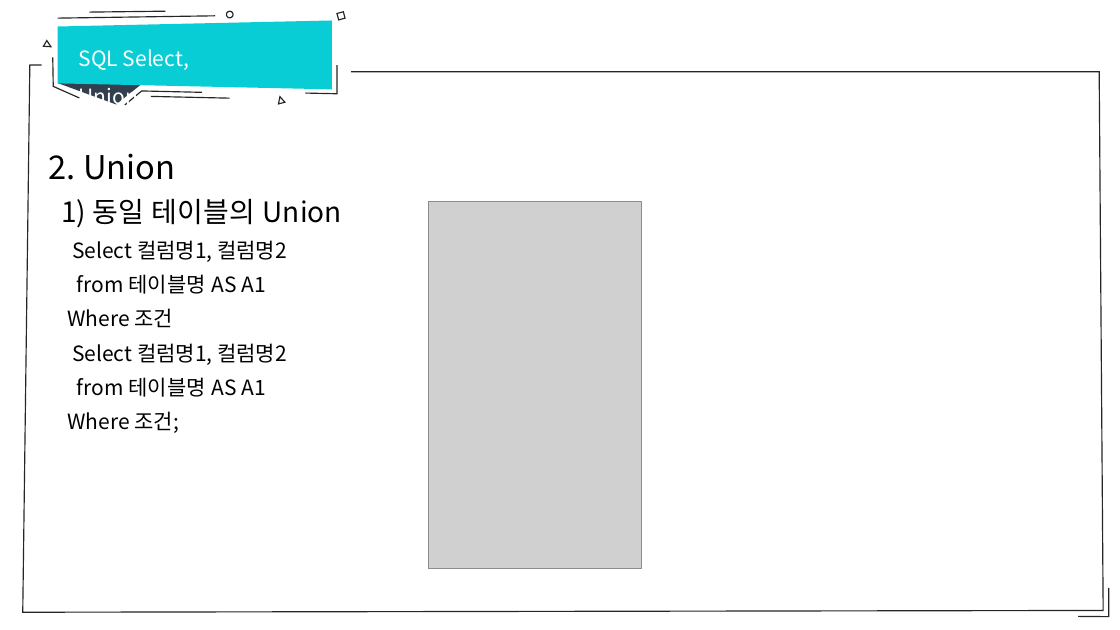
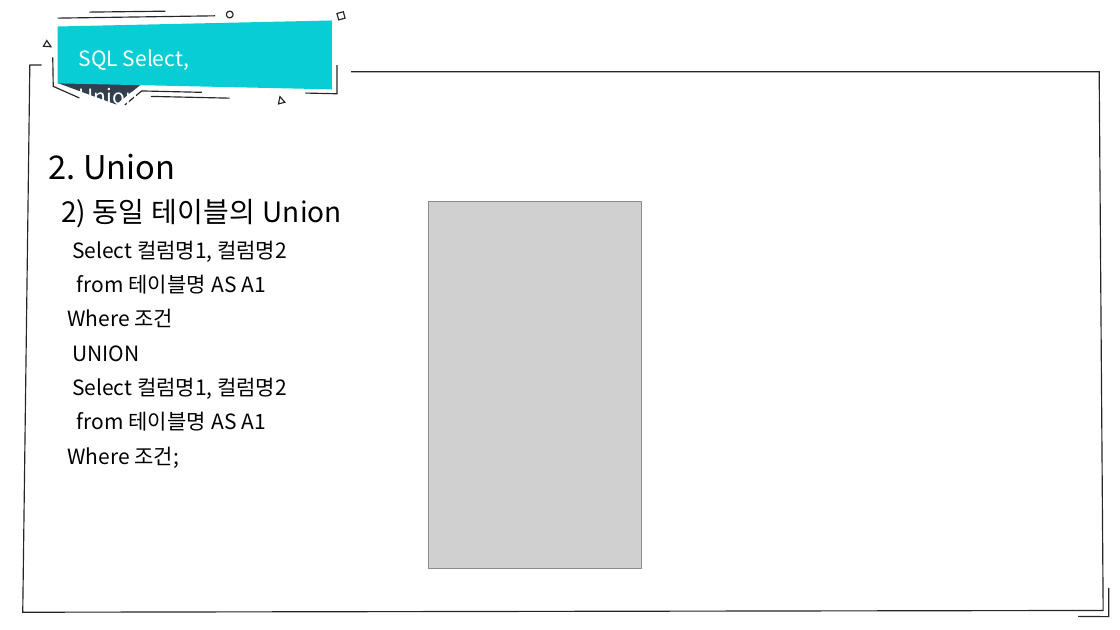
Before and after one commit to sumn-2020/lecture, a slide deck: slide 18 of database/6강 SQL Select Union.pptx. Drawn at 1120x630 pixels with LibreOffice and Linux fonts; fonts in the diff are those of the drawing; grey boxes stand for pictures. Boxes give left, top, right and bottom in pixels: in the first picture for what was removed or moved away, otherwise in the second. Text is boxed around its words. In the diff, an @@ line names an element or a change of style, - is before the commit and + after.

```diff
--- a/database/6강 SQL Select Union.pptx
+++ b/database/6강 SQL Select Union.pptx
@@ text at [61,198,342,228]: text changed @@
-1) 동일 테이블의 Union
+2) 동일 테이블의 Union
@@ text at [72,345,139,362]: paragraph added @@
+UNION
```
Also in this commit, not shown: 3 other slides changed, 2 slides added, 4 other files.
